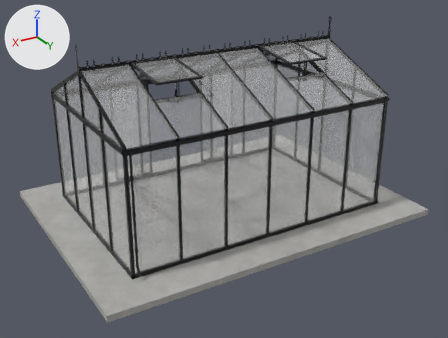
An edit to the glTF model models/scandiglas/sg-rect-10-2-15-1-decor.glb, drawn before and after from the same camera.
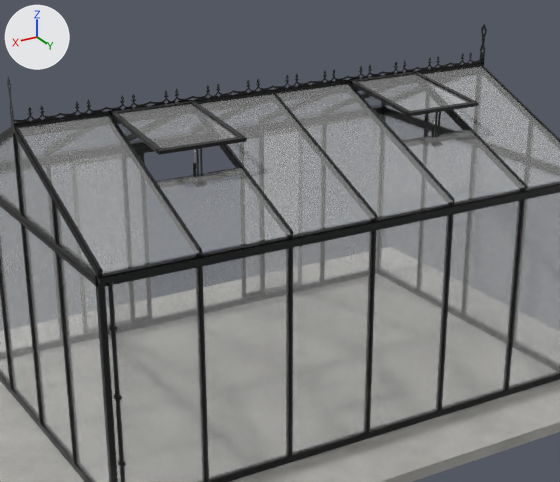
Each version is shown whole from a 50 mm camera at (5.04, 10.81, 4.88) aimed at (0.07, 2.52, 0.74), then close up on the part from 16% to 83% of the width and 1% to 77% of the height. The lights are fixed; the arrows at upper left show +X, +Y and +Z. The first two pictures are the older version. Vertices at exactly the same position are counted once.

Objects in the first close-up: 'scandiglas-rect-10-2-15-1-decor'.
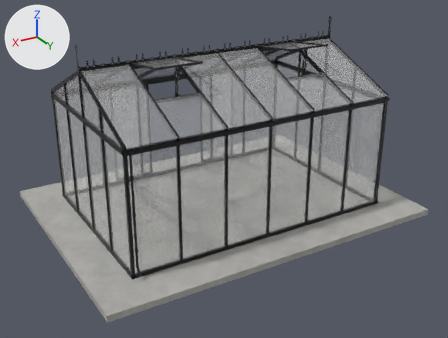
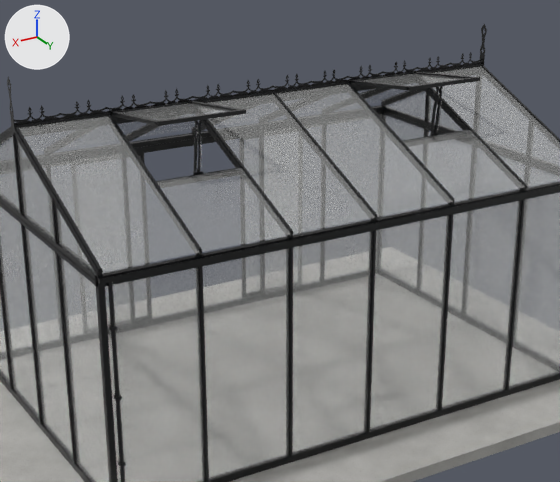
Boxes [x1, y1, x2, y2] around the edits, measured in the close-ups (560 x 482 px; the box of a moved part takes in the faces that stretch with it):
part 1 of me_scandiglas, moved or reshaped: before [431, 113, 436, 137]; after [430, 102, 437, 131]
part 2 of me_scandiglas, moved or reshaped: before [193, 150, 197, 177]; after [194, 137, 198, 170]
part 3 of me_scandiglas, moved or reshaped: before [406, 101, 479, 116]; after [407, 77, 480, 91]
part 4 of me_scandiglas, moved or reshaped (not visible afterwards): before [437, 112, 441, 136]
part 5 of me_scandiglas, moved or reshaped (not visible afterwards): before [435, 112, 438, 137]
part 6 of me_scandiglas, moved or reshaped (not visible afterwards): before [200, 148, 203, 176]
part 7 of me_scandiglas, moved or reshaped: before [196, 149, 199, 176]; after [434, 88, 442, 130]
part 8 of me_scandiglas, moved or reshaped (not visible afterwards): before [358, 74, 469, 111]
part 9 of me_scandiglas, moved or reshaped: before [157, 136, 247, 155]; after [155, 109, 246, 126]
part 10 of me_scandiglas, moved or reshaped (not visible afterwards): before [119, 104, 238, 148]
part 11 of me_scandiglas, added: after [194, 124, 197, 172]
part 12 of me_scandiglas, added: after [198, 127, 201, 172]
part 13 of me_scandiglas, built on: before [110, 59, 482, 153]; after [110, 72, 474, 170]

The edits, one by one:
me_scandiglas is used by ob_scandiglas_rect_10_2_15_1_decor; location (0.0, 0.0, 0.0).
me_scandiglas had 22268 vertices, 43269 faces and spanned x -2.94..2.94, y 0.0..4.38, z -0.1..3.04.
me_scandiglas now has 37858 vertices, 73556 faces and spans x -2.94..2.94, y 0.0..4.38, z -0.1..3.04.
me_scandiglas part 1: the loose piece of 131 vertices spanning x -1.12..-1.09, y 3.01..3.05, z 2.24..2.51 is turned -6.2 degrees about the x axis through its middle and scaled by 1.48, then moved by (-0.04, -0.05, 0.16).
me_scandiglas part 2: the loose piece of 131 vertices spanning x 1.17..1.2, y 3.01..3.05, z 2.24..2.51 is turned -6.2 degrees about the x axis through its middle and scaled by 1.48, then moved by (-0.04, -0.05, 0.16).
me_scandiglas part 3: the loose piece of 48 vertices spanning x -1.52..-0.78, y 3.07..3.11, z 2.54..2.57 is moved by (0.0, 0.0, 0.21).
me_scandiglas part 4: the loose piece of 24 vertices spanning x -1.17..-1.16, y 3.02..3.04, z 2.21..2.52 is scaled about its middle by (-1, 1.27, 0.12), then moved by (-0.01, -0.05, -0.07).
me_scandiglas part 5: the loose piece of 24 vertices spanning x -1.14..-1.13, y 3.02..3.04, z 2.21..2.52 is scaled about its middle by (-1, 1.27, 0.12), then moved by (0.01, -0.05, -0.07).
me_scandiglas part 6: the loose piece of 24 vertices spanning x 1.13..1.14, y 3.02..3.04, z 2.21..2.52 is scaled about its middle by (-1, 1.41, 0.0839), then moved by (-2.26, 0.0, 0.36).
me_scandiglas part 7: the loose piece of 24 vertices spanning x 1.16..1.17, y 3.02..3.04, z 2.21..2.52 is turned -6.2 degrees about the x axis through its middle and scaled by 1.37, then moved by (-2.33, -0.03, 0.15).
me_scandiglas part 8: the loose piece of 24 vertices spanning x -1.48..-0.82, y 2.25..3.07, z 2.55..2.66 is scaled about its middle by (0, 0.0267, 0.324), then moved by (0.0, 0.36, 0.1), in mat_powder.
me_scandiglas part 9: the loose piece of 48 vertices spanning x 0.78..1.52, y 3.07..3.11, z 2.54..2.57 is moved by (0.0, 0.0, 0.21).
me_scandiglas part 10: the loose piece of 24 vertices spanning x 0.82..1.48, y 2.25..3.07, z 2.55..2.66 is multiplied about its middle by the matrix ((0.0, -0.006, -0.045), (0.042, -0.018, 0.002), (-0.018, -0.042, 0.005)), then moved by (-0.02, 0.32, -0.31), in mat_powder.
me_scandiglas part 11: the loose piece of 24 vertices spanning x 1.16..1.17, y 3.02..3.04, z 2.21..2.52 is copied, and the copy is turned -6.2 degrees about the x axis through its middle and scaled by 1.37, then moved by (0.0, -0.03, 0.15); it spans x 1.16..1.17, y 2.97..3.04, z 2.3..2.72.
me_scandiglas part 12: the loose piece of 24 vertices spanning x 1.13..1.14, y 3.02..3.04, z 2.21..2.52 is copied, and the copy is turned -6.2 degrees about the x axis through its middle and scaled by 1.21, then moved by (0.02, 0.0, 0.15); it spans x 1.15, y 3.0..3.07, z 2.32..2.69.
me_scandiglas part 13: 42 vertices moved within x -2.32..1.93, y 2.19..3.05, z 2.51..2.71; 243 vertices removed from x -1.52..1.52, y 2.2..3.09, z 2.51..2.68; 15745 vertices added at x -1.52..1.52, y 2.2..3.09, z 2.26..2.78.
Other edits to the shape of me_scandiglas do not show in these pictures.
